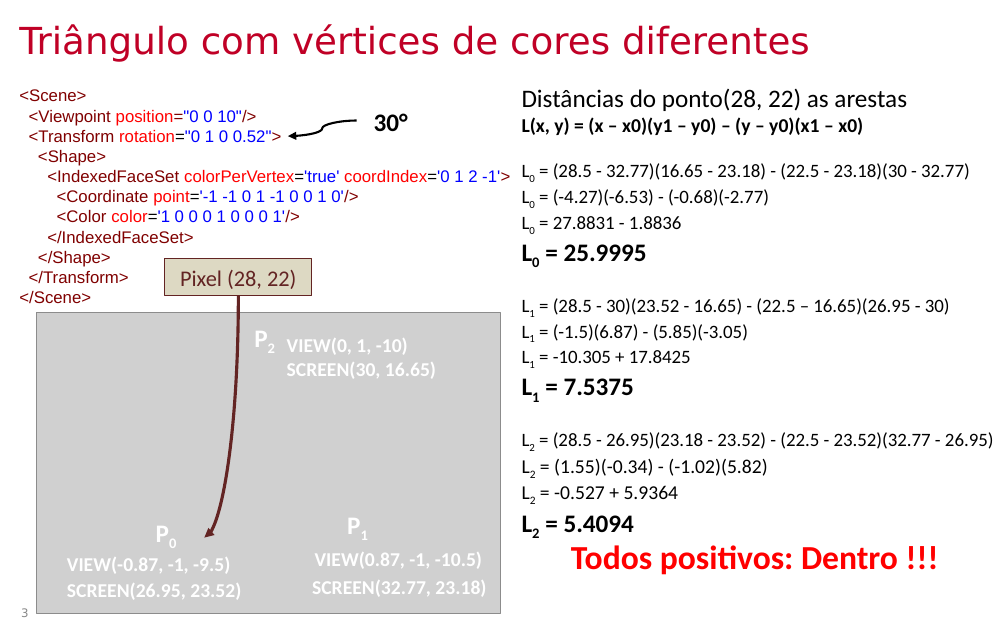
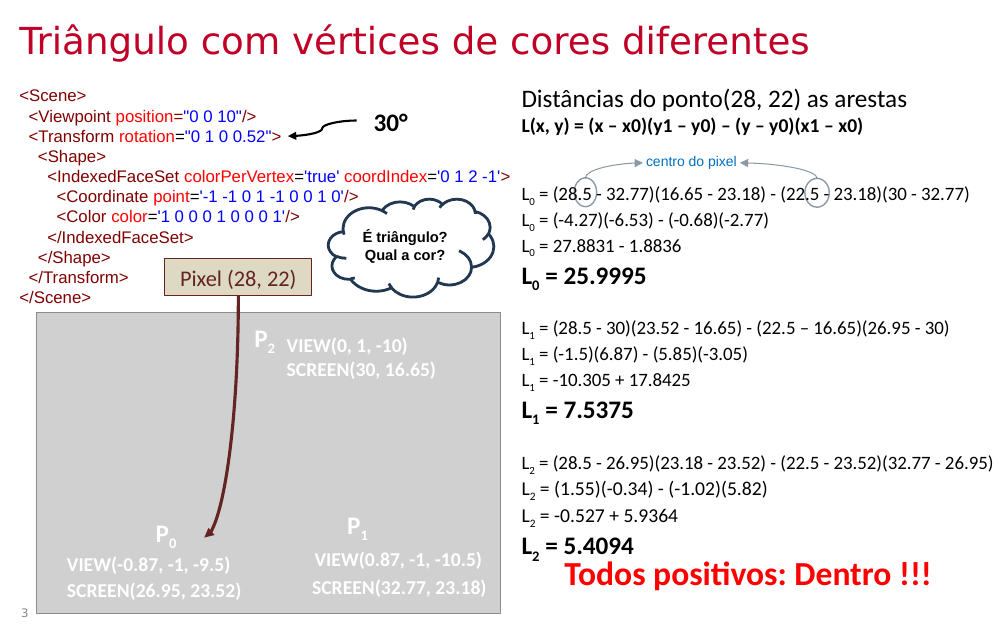
Before and after one commit to lpsoares/ComputacaoGrafica, a slide deck: slide 3 of content/aulas/12-revisao3_interpolacao_mipmap_visibilidade/aula12_revisao3_interpolacao_mipmap_visibilidade.pptx. Drawn at 1008x630 pixels with LibreOffice and Linux fonts; fonts in the diff are those of the drawing; grey boxes stand for pictures; background and template pictures are left out. Boxes give left, top, right and bottom in pixels: in the first picture for what was removed or moved away, otherwise in the second. Text is boxed around its words. In the diff, an @@ line names an element or a change of style, - is before the commit and + after.

```diff
--- a/content/aulas/12-revisao3_interpolacao_mipmap_visibilidade/aula12_revisao3_interpolacao_mipmap_visibilidade.pptx
+++ b/content/aulas/12-revisao3_interpolacao_mipmap_visibilidade/aula12_revisao3_interpolacao_mipmap_visibilidade.pptx
@@ text "Distâncias do ponto(28, 22) as ..." rewrapped from [522,89,994,499] to [522,89,994,522] @@
@@ group added at [575,156,829,208]: 2 ellipses, 2 curved arrows, 1 text @@
+centro do pixel
@@ cloud added at [329,199,494,296], outline #233953 2 pt, 10.5 pt, text #000000, bold @@
+É triângulo?
+Qual a cor?
@@ text "Todos positivos: Dentro !!!": place and size @@
-text "Todos positivos: Dentro !!!" at [571,545,898,575]
+text "Todos positivos: Dentro !!!" at [564,561,891,591]
```
Also in this commit, not shown: 13 other slides changed, 2 other files.
